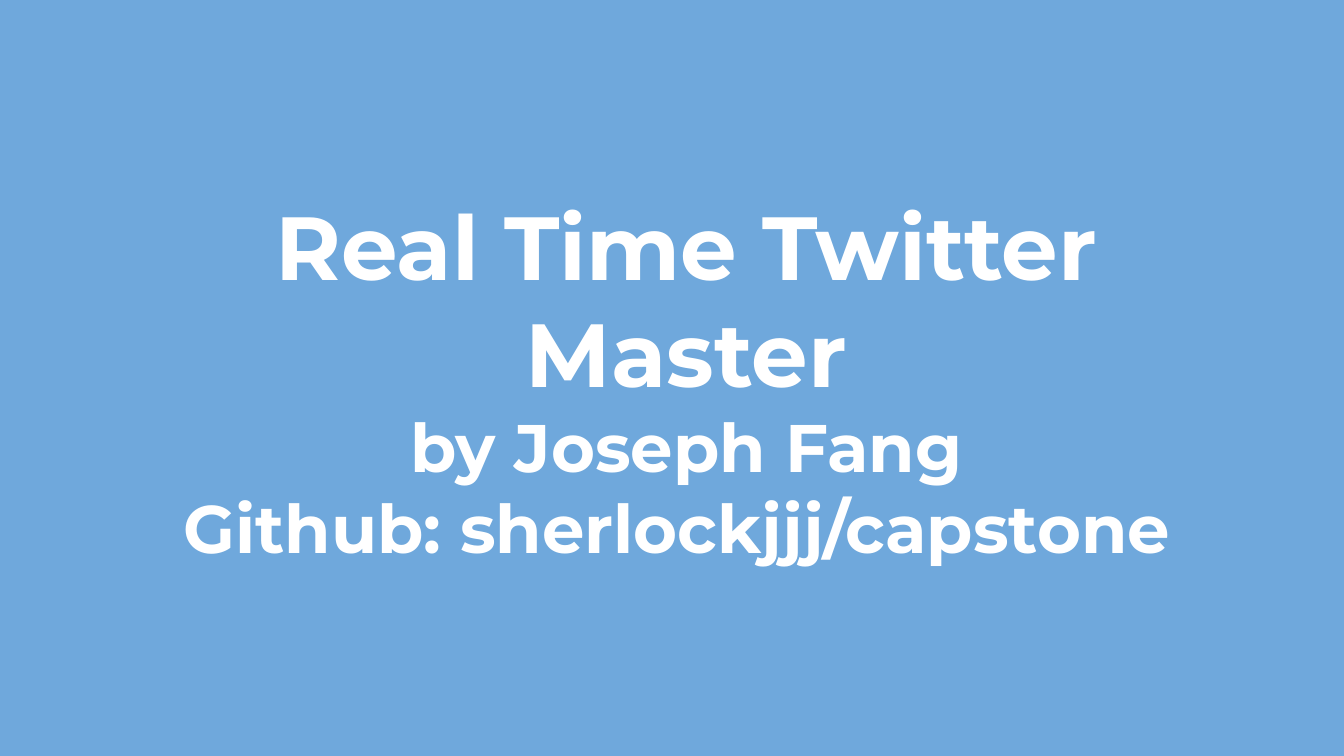
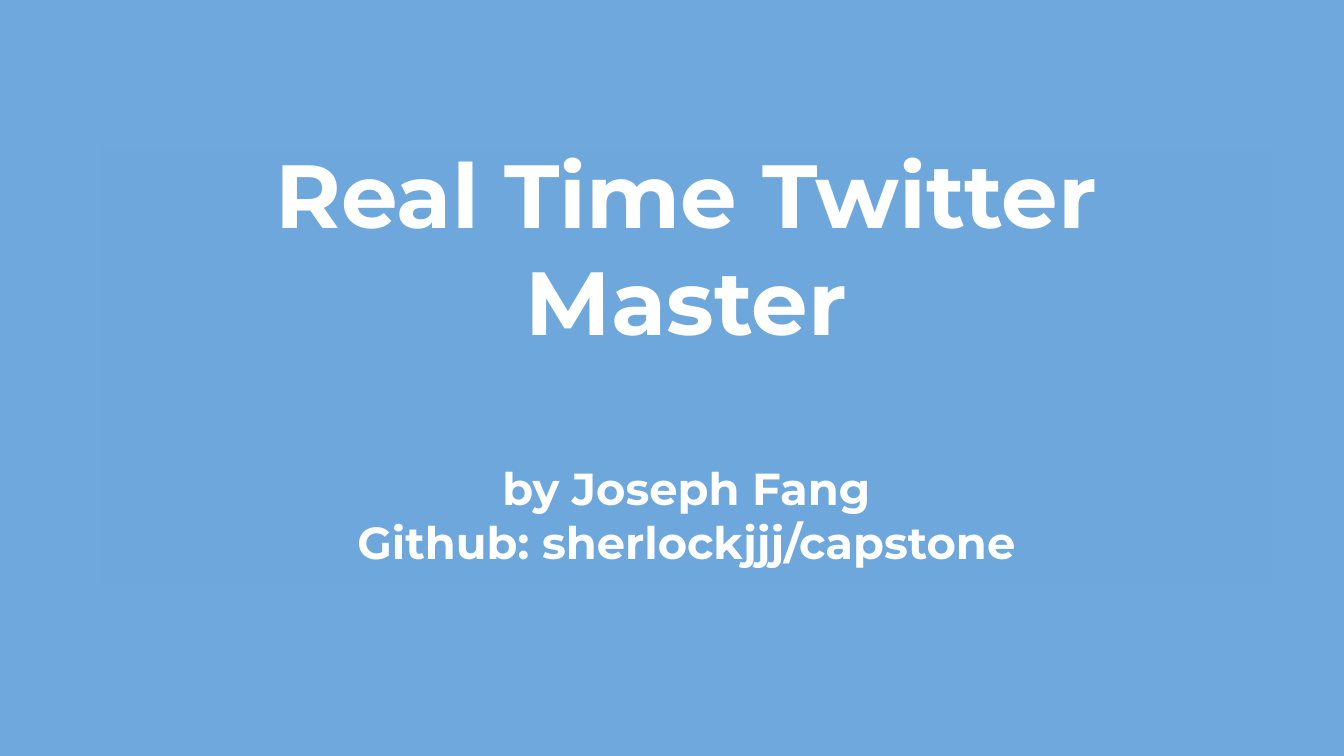
Before and after one commit to sherlockjjj/T-Watch, a slide deck: slide 1 of Capstone.pptx. Drawn at 1344x756 pixels with LibreOffice and Linux fonts; fonts in the diff are those of the drawing; background and template pictures are left out. Boxes give left, top, right and bottom in pixels: in the first picture for what was removed or moved away, otherwise in the second. Text is boxed around its words. In the diff, an @@ line names an element or a change of style, - is before the commit and + after.

```diff
--- a/Capstone.pptx
+++ b/Capstone.pptx
@@ title "Real Time Twitter Master by ..." at (276,157,1097,568): size 36 to 24 pt in "by Joseph Fang Github: sherlockjjj/capstone" @@
```
Also in this commit, not shown: 5 other slides changed, 5 slides added, 14 slides removed.
